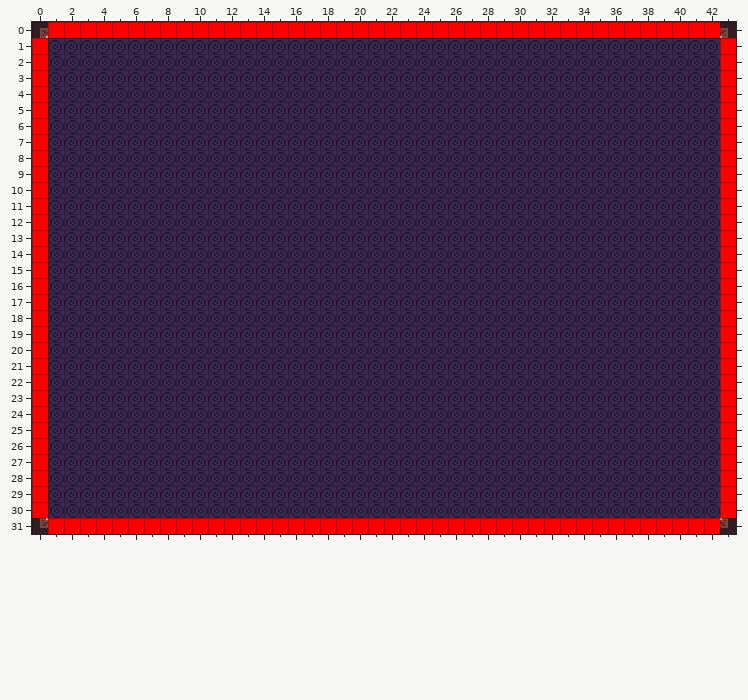
An edit to a level. Tiled map, assets/tilemaps/level_demo_2.tmx. Above is the file before it was changed.
Cells are 8x8 px. Shown: x 0..43, y 0..31.
The result:
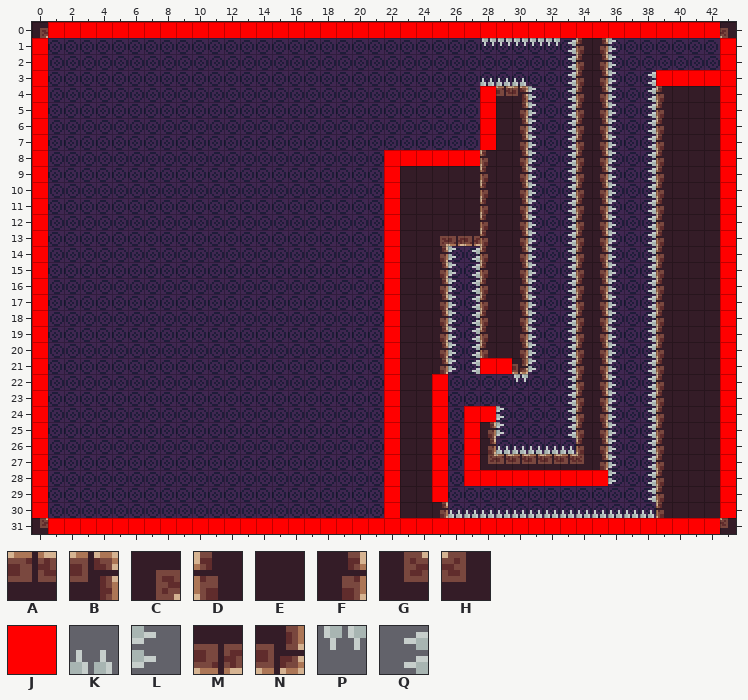
Key: from "tileset_1": A 1, B 3, C 4, D 37, E 38, F 40, G 41, H 42, J 78 "collider", K 81 "collider", L 82 "collider", M 112, N 114, P 118 "collider", Q 119 "collider".
_ is an empty cell.
Change:
Changed rows in their new state; . is an unchanged cell.
Layer "background objects":
first column x 26:
 1 ..PPPPPQ..L..
 2 .......Q..L..
 3 ..KKK..Q..L.Q
 4 .....L.Q..L.Q
 5 .....L.Q..L.Q
 6 .....L.Q..L.Q
 7 .....L.Q..L.Q
 8 .....L.Q..L.Q
 9 .....L.Q..L.Q
10 .....L.Q..L.Q
11 .....L.Q..L.Q
12 .....L.Q..L.Q
13 .....L.Q..L.Q
14 LQ...L.Q..L.Q
15 LQ...L.Q..L.Q
16 LQ...L.Q..L.Q
17 LQ...L.Q..L.Q
18 LQ...L.Q..L.Q
19 LQ...L.Q..L.Q
20 LQ...L.Q..L.Q
21 LQ...L.Q..L.Q
22 ....P..Q..L.Q
23 .......Q..L.Q
24 ...L...Q..L.Q
25 ...L...Q..L.Q
26 ...KKKKK..L.Q
27 ..........L.Q
28 ..........L.Q
29 ............Q
30 KKKKKKKKKKKKK
Layer "foreground":
first column x 23:
 1 ...........DF.......
 2 ...........DF.......
 3 ...........DF.......
 4 ......AB...DF...DEEE
 5 ......EF...DF...DEEE
 6 ......EF...DF...DEEE
 7 ......EF...DF...DEEE
 8 .....DEF...DF...DEEE
 9 EEEEEDEF...DF...DEEE
10 EEEEEDEF...DF...DEEE
11 EEEEEDEF...DF...DEEE
12 EEEEEDEF...DF...DEEE
13 EECMMDEF...DF...DEEE
14 EEF..DEF...DF...DEEE
15 EEF..DEF...DF...DEEE
16 EEF..DEF...DF...DEEE
17 EEF..DEF...DF...DEEE
18 EEF..DEF...DF...DEEE
19 EEF..DEF...DF...DEEE
20 EEF..DEF...DF...DEEE
21 EEF....N...DF...DEEE
22 EE.........DF...DEEE
23 EE.........DF...DEEE
24 EE.........DF...DEEE
25 EE...F.....DF...DEEE
26 EE...F.....DF...DEEE
27 EE...GAAAAAHF...DEEE
28 EE..............DEEE
29 EE..............DEEE
30 EEF.............DEEE
Layer "colliders":
first column x 22:
 1 ......PPPPP...L......
 2 ...........Q..L......
 3 ......KKK..Q..L.QJJJJ
 4 ......J..L.Q..L.Q....
 5 ......J..L.Q..L.Q....
 6 ......J..L.Q..L.Q....
 7 ......J..L.Q..L.Q....
 8 JJJJJJ...L.Q..L.Q....
 9 J........L.Q..L.Q....
10 J........L.Q..L.Q....
11 J........L.Q..L.Q....
12 J........L.Q..L.Q....
13 J........L.Q..L.Q....
14 J...LQ...L.Q..L.Q....
15 J...LQ...L.Q..L.Q....
16 J...LQ...L.Q..L.Q....
17 J...LQ...L.Q..L.Q....
18 J...LQ...L.Q..L.Q....
19 J...LQ...L.Q..L.Q....
20 J...LQ...L.Q..L.Q....
21 J...LQJJ.L.Q..L.Q....
22 J..J....P..Q..L.Q....
23 J..J.......Q..L.Q....
24 J..J.JJL...Q..L.Q....
25 J..J.J.L...Q..L.Q....
26 J..J.J..KKK...L.Q....
27 J..J.J........L.Q....
28 J..J.JJJJJJJJJL.Q....
29 J..J............Q....
30 J...KKKKKKKKKKKK.....
